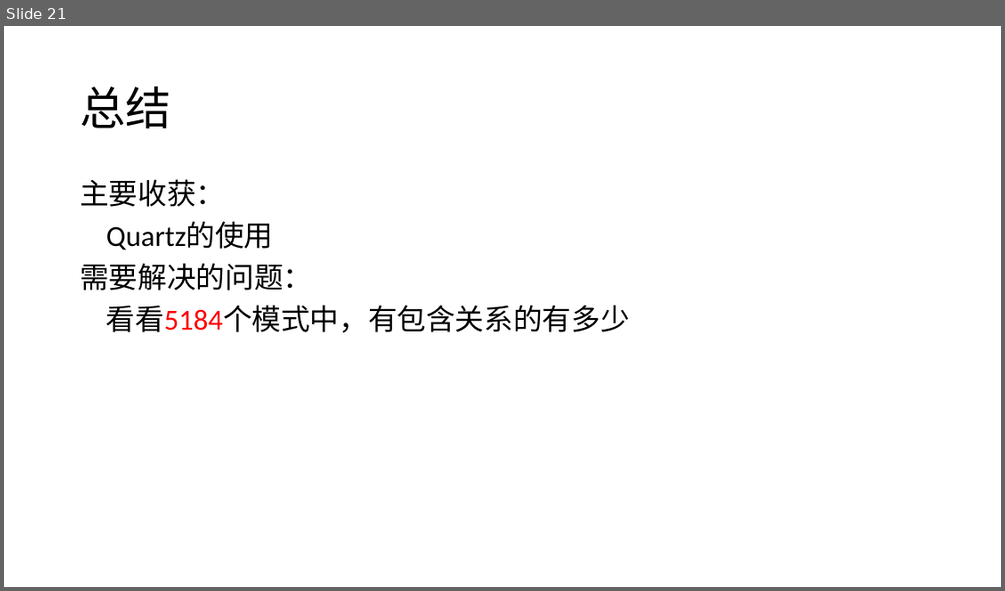
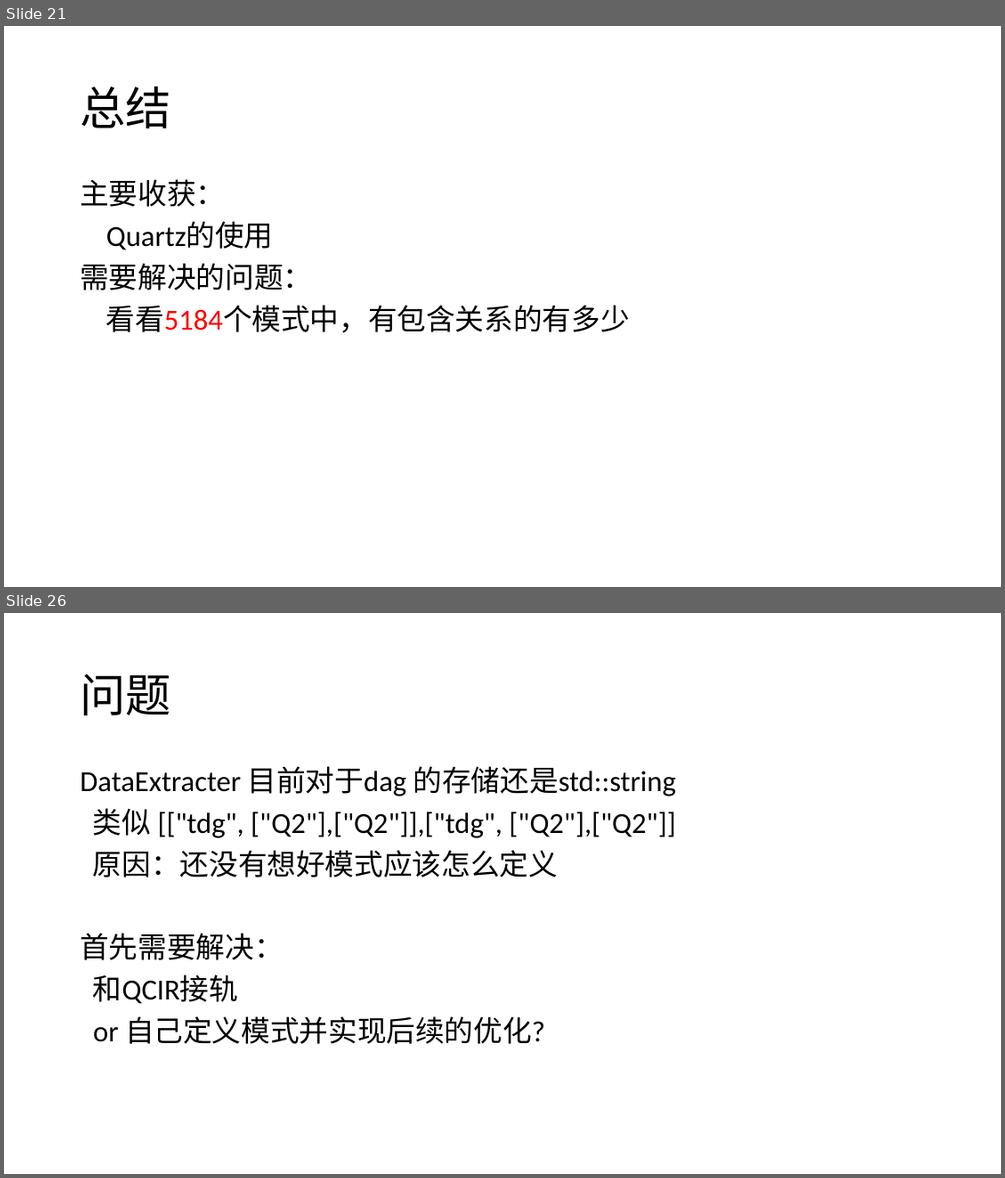
Before and after one commit to RosaryXiang/Pattern-Scheduler, a slide deck: Pattern Scheduler.pptx. Shown one above the other, each under a label of ours: slide 21 before the commit, slides 21 and 26 after it; the slides between them are not shown. The pictures are 1005x591 and 1005x1178 pixels, drawn with LibreOffice and Linux fonts; fonts in the diff are those of the drawing. Boxes give left, top, right and bottom in pixels: in the first picture for what was removed or moved away, otherwise in the second. Text is boxed around its words. In the diff, an @@ line names an element or a change of style, - is before the commit and + after.

Commit message:
DataExtracter

```diff
--- a/Pattern Scheduler.pptx
+++ b/Pattern Scheduler.pptx
@@ slide 26 added at (4, 613, 1001, 1174), background #FFFFFF @@
@@ title added at (80, 674, 171, 715), 44 pt, text #000000 @@
+问题
@@ text added at (80, 766, 676, 1044), 28 pt, text #000000 @@
+DataExtracter 目前对于dag 的存储还是std::string
+类似 [["tdg", ["Q2"],["Q2"]],["tdg", ["Q2"],["Q2"]]
+原因：还没有想好模式应该怎么定义
+首先需要解决：
+和QCIR接轨
+or 自己定义模式并实现后续的优化?
```
Also in this commit, not shown: 5 other slides added, 7 other files.
